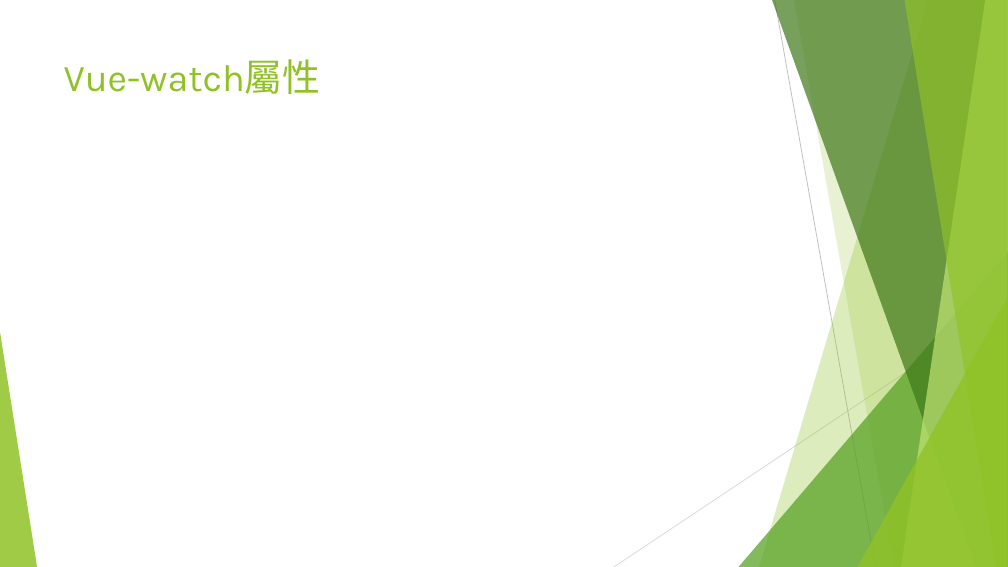
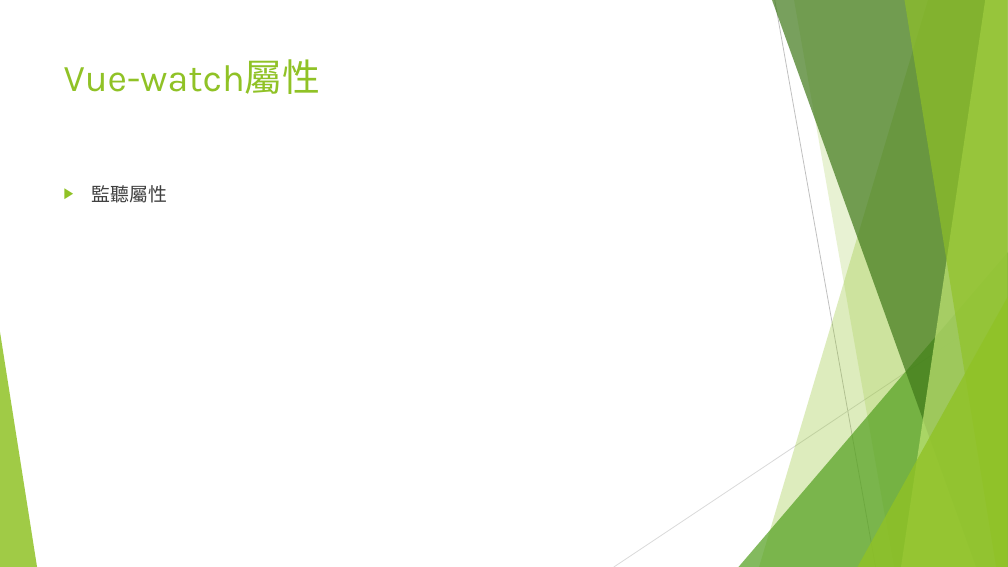
Before and after one commit to JSENESoftware/Education, a slide deck: slide 9 of Vue教育訓練.pptx. Drawn at 1008x567 pixels with LibreOffice and Linux fonts; fonts in the diff are those of the drawing. Boxes give left, top, right and bottom in pixels: in the first picture for what was removed or moved away, otherwise in the second. Text is boxed around its words. In the diff, an @@ line names an element or a change of style, - is before the commit and + after.

Commit message:
watch

```diff
--- a/Vue教育訓練.pptx
+++ b/Vue教育訓練.pptx
@@ text added at <box>92,185,168,203</box>, 18 pt, text #404040 @@
+▶ 監聽屬性
```
